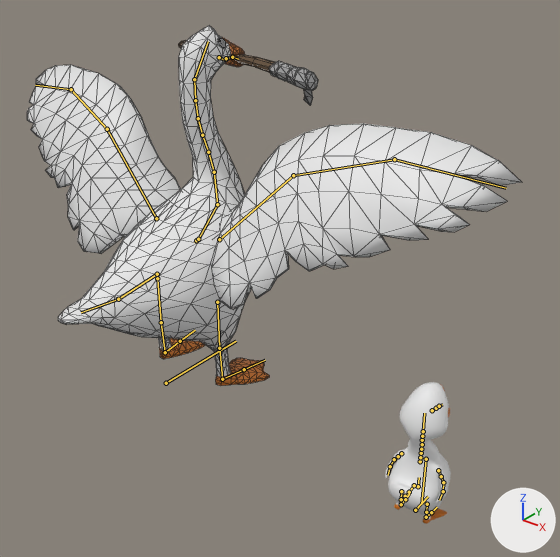
The glTF model games/last-light/public/models/geese.glb, before and after one commit.
Both versions are drawn from a 50 mm lens placed at (0.875, -0.876, 0.767), pointed at (0.154, 0.026, 0.208). Lighting does not change. The marker at lower right points along +X, +Y and +Z. The picture after the commit comes second. The bones that change, and the others that lie on the model, are drawn over the model as lines. Mesh edges are drawn as thin lines on the coarser meshes.

The first picture shows 'Cylinder', 'Goose001'.
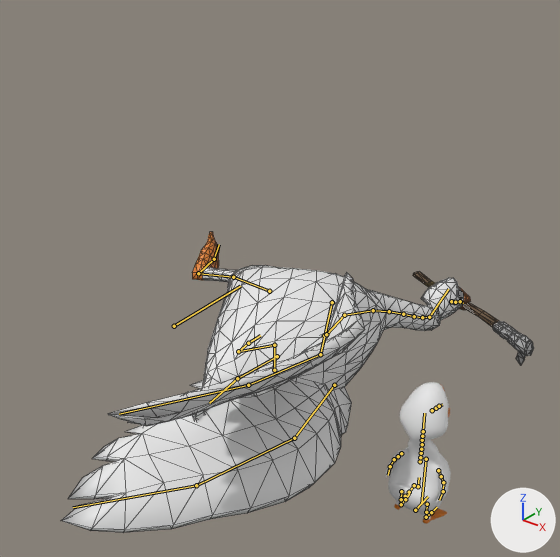
The newer file adds an action. The first version stands in its rest pose; the second is drawn at frame 138 of the action 'death'.

Location of each change, (x1, y1, x2, y2) in pixels of the pictures (560 x 557 px):
'Cylinder', posed (17% shorter)
    before: (27, 26, 521, 386)
    after: (61, 232, 534, 532)
bone 'master_bone', root to tip
    before: (166, 383) to (236, 341)
    after: (174, 326) to (240, 286)
bone 'bone_wing_R1', root to tip
    before: (219, 239) to (293, 175)
    after: (334, 385) to (294, 438)
bone 'bone_wing_R2', root to tip
    before: (293, 175) to (394, 159)
    after: (294, 438) to (196, 485)
bone 'bone_wing_L1', root to tip
    before: (156, 218) to (107, 129)
    after: (332, 302) to (320, 354)
bone 'bone_neck_1', root to tip
    before: (198, 239) to (217, 204)
    after: (326, 334) to (344, 315)
bone 'bone_neck_2', root to tip
    before: (217, 204) to (214, 172)
    after: (344, 315) to (373, 310)
bone 'bone_neck_3', root to tip
    before: (214, 172) to (208, 152)
    after: (373, 310) to (389, 311)
bone 'bone_neck_5', root to tip
    before: (202, 135) to (198, 118)
    after: (403, 314) to (414, 316)
bone 'bone_head_1', root to tip
    before: (194, 79) to (208, 41)
    after: (429, 317) to (448, 289)
bone 'bone_leg_L1', root to tip
    before: (157, 278) to (161, 322)
    after: (269, 291) to (233, 277)
bone 'bone_leg_L2', root to tip
    before: (161, 322) to (165, 352)
    after: (233, 277) to (198, 273)
bone 'bone_leg_L3', root to tip
    before: (165, 352) to (180, 341)
    after: (198, 273) to (214, 259)
bone 'bone_leg_L4', root to tip
    before: (180, 341) to (195, 330)
    after: (214, 259) to (219, 244)
bone 'bone_leg_R1', root to tip
    before: (217, 302) to (219, 348)
    after: (274, 370) to (274, 345)
bone 'bone_leg_R2', root to tip
    before: (219, 348) to (222, 379)
    after: (274, 345) to (238, 351)
bone 'bone_leg_R3', root to tip
    before: (222, 379) to (244, 369)
    after: (238, 351) to (248, 343)
bone 'bone_leg_R4', root to tip
    before: (244, 369) to (265, 360)
    after: (248, 343) to (260, 335)

The change in detail:
Bone 'master_bone' (bone_master_bone) moves from (0.0, 0.0, 0.0) to (0.02, 0.01, 0.118).
Bone 'master_bone' (bone_master_bone) turns from (0, 0, 0) to (-4, 86, 0) degrees about its own x, y and z.
Bone 'bone_wing_R1' (bone_bone_wing_r1) turns from (0, 0, 0) to (-64, 2, 90) degrees about its own x, y and z.
Bone 'bone_wing_R2' (bone_bone_wing_r2) turns from (0, 0, 0) to (5, 2, 6) degrees about its own x, y and z.
Bone 'bone_wing_L1' (bone_bone_wing_l1) turns from (0, 0, 0) to (-91, 47, -23) degrees about its own x, y and z.
Bone 'bone_neck_1' (bone_bone_neck_1) turns from (0, 0, 0) to (-52, 15, -15) degrees about its own x, y and z.
Bone 'bone_neck_2' (bone_bone_neck_2) turns from (0, 0, 0) to (-20, 0, 0) degrees about its own x, y and z.
Bone 'bone_neck_3' (bone_bone_neck_3) turns from (0, 0, 0) to (-10, -4, -12) degrees about its own x, y and z.
Bone 'bone_neck_5' (bone_bone_neck_5) turns from (0, 0, 0) to (0, -2, -8) degrees about its own x, y and z.
Bone 'bone_head_1' (bone_bone_head_1) turns from (0, 0, 0) to (-8, -132, 73) degrees about its own x, y and z.
Bone 'bone_leg_L1' (bone_bone_leg_l1) turns from (0, 0, 0) to (12, 0, 0) degrees about its own x, y and z.
Bone 'bone_leg_L2' (bone_bone_leg_l2) turns from (0, 0, 0) to (-30, 0, 0) degrees about its own x, y and z.
Bone 'bone_leg_L3' (bone_bone_leg_l3) turns from (0, 0, 0) to (15, -3, 0) degrees about its own x, y and z.
Bone 'bone_leg_L4' (bone_bone_leg_l4) turns from (0, 0, 0) to (-25, 4, -1) degrees about its own x, y and z.
Bone 'bone_leg_R1' (bone_bone_leg_r1) turns from (0, 0, 0) to (55, 0, 0) degrees about its own x, y and z.
Bone 'bone_leg_R2' (bone_bone_leg_r2) turns from (0, 0, 0) to (-110, 0, 0) degrees about its own x, y and z.
Bone 'bone_leg_R3' (bone_bone_leg_r3) turns from (0, 0, 0) to (40, 7, 2) degrees about its own x, y and z.
Bone 'bone_leg_R4' (bone_bone_leg_r4) turns from (0, 0, 0) to (5, 1, 0) degrees about its own x, y and z.
